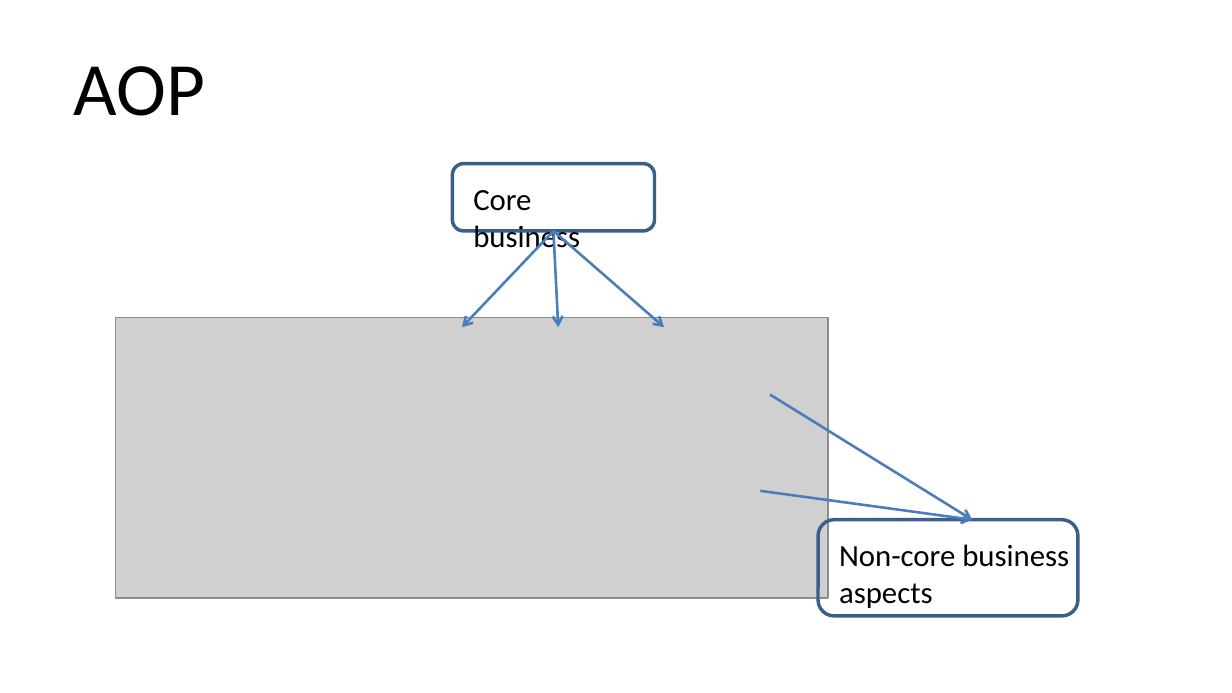
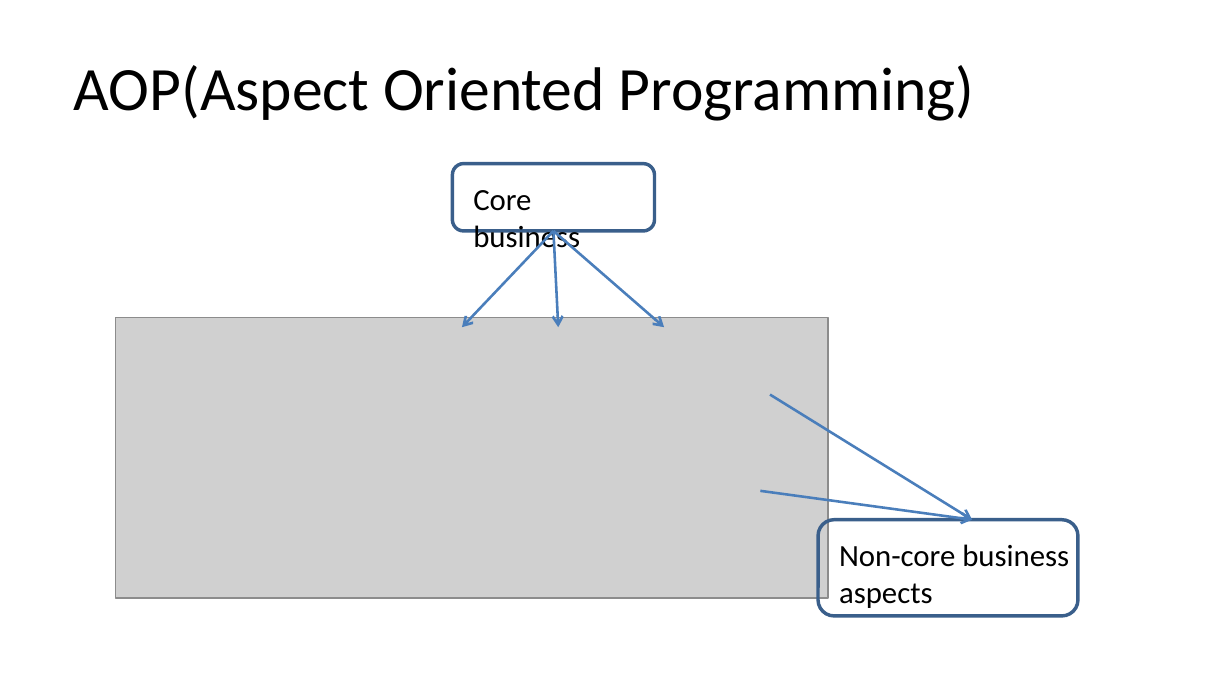
Before and after one commit to qicosmos/cppcon2018, a slide deck: slide 30 of cppcon2018.pptx. Drawn at 1232x693 pixels with LibreOffice and Linux fonts; fonts in the diff are those of the drawing; grey boxes stand for pictures. Boxes give left, top, right and bottom in pixels: in the first picture for what was removed or moved away, otherwise in the second. Text is boxed around its words. In the diff, an @@ line names an element or a change of style, - is before the commit and + after.

```diff
--- a/cppcon2018.pptx
+++ b/cppcon2018.pptx
@@ title at [74,65,975,121]: text changed; size 44 to 36 pt @@
-AOP
+AOP(Aspect Oriented Programming)
```
Also in this commit, not shown: 8 other slides changed, 1 slide added, 1 slide removed.
